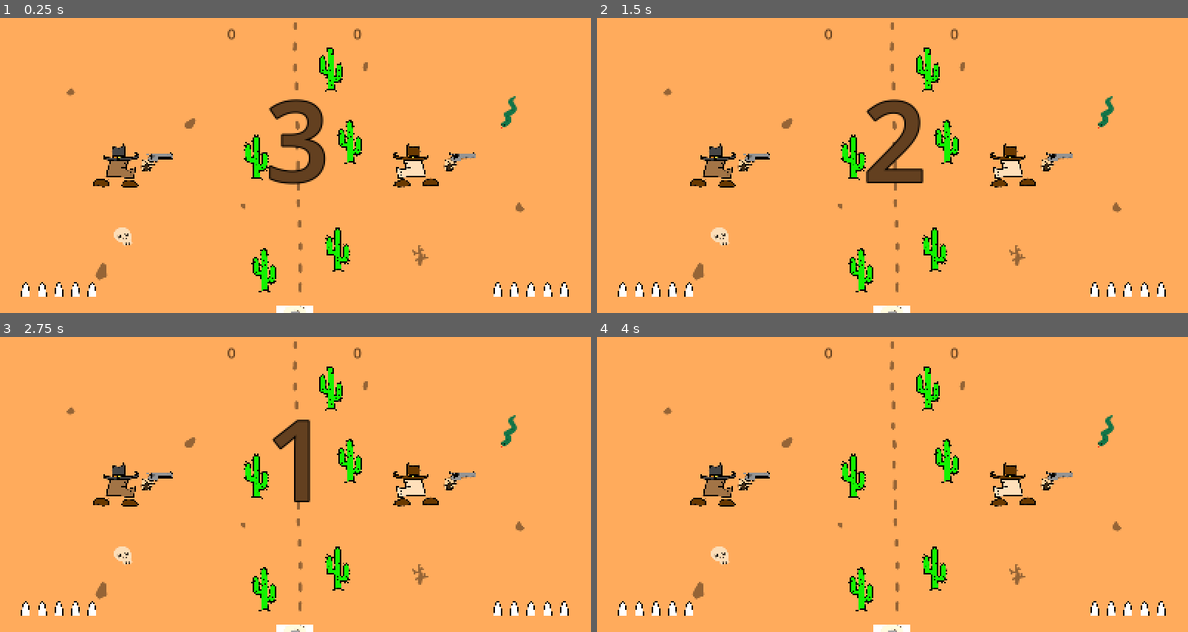
Above: before the commit, frames 1-4 (two rows, left to right).
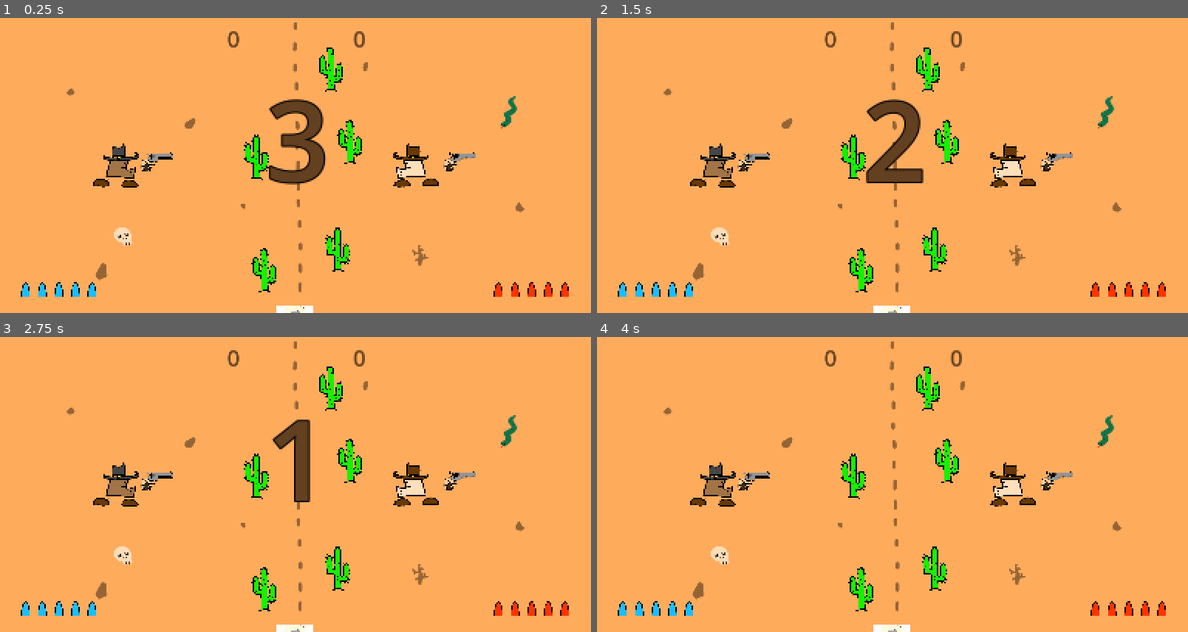
Above: after the commit, the same moments.

Repository: scrr-az/JD_prelim_proj
Game: Godot game, scene res://scenes/level5.tscn
Same seed, same stepped clock (60 frames per second), same inputs: the game is played once before the commit and once after it. This scene is started directly instead of the project's main scene. The engine's default icon, where the game draws it, is replaced by a stand-in: a white triangle on a blue panel in a dark square. Sound files missing from this copy of the repository are replaced by a short silence.
Inputs (mouse positions are in pixels of both pictures, inside the frame that each line leads up to):
- Up to frame 1 (0.25 s): no input
- Up to frame 2 (1.5 s): tap Enter at 0.5 s; move the mouse to (1022, 150) at 0.52 s; hold D (p1_right) 0.53-1.28 s; click (1022, 150) at 0.6 s; tap Space at 1.25 s; move the mouse to (774, 180) at 1.27 s; hold S (p1_down) from 1.28 s (still down); tap Down (p2_down) at 1.35 s
- Up to frame 3 (2.75 s): move the mouse to (354, 419) at 2.02 s; release S (p1_down) at 2.03 s; hold D (p1_right) from 2.03 s (still down); hold Left (p2_left) from 2.03 s (still down)
- Up to frame 4 (4 s): tap Enter at 2.75 s; move the mouse to (862, 543) at 2.77 s; release D (p1_right) at 2.78 s; release Left (p2_left) at 2.78 s; hold W (p1_up) 2.78-3.53 s; tap Right (p2_right) at 2.85 s; tap Space at 3.5 s; move the mouse to (1069, 528) at 3.52 s; hold A (p1_left) from 3.53 s (still down); hold Up (p2_up) from 3.53 s (still down)

The runs differ from the first frame. In frame 1, 0.7% of the frame differs, in the area x 3-97%, y 3-95%; in frame 2, 0.7%; in frame 3, 0.7%; in frame 4, 0.7%.

Commit message:
changed colors of ui bullets

Diff:
--- a/scenes/ui.tscn
+++ b/scenes/ui.tscn
@@ -26,7 +26,7 @@
 offset_bottom = 95.0
 offset_transform_position = Vector2(-2.185, 0)
 theme_override_colors/font_color = Color(0.3882353, 0.2509804, 0.1254902, 1)
-theme_override_font_sizes/font_size = 40
+theme_override_font_sizes/font_size = 60
 
 [node name="PointsPlayer2" type="Label" parent="." unique_id=713454456]
 layout_mode = 0
@@ -35,7 +35,7 @@
 offset_right = 994.0
 offset_bottom = 95.0
 theme_override_colors/font_color = Color(0.3882353, 0.2509804, 0.1254902, 1)
-theme_override_font_sizes/font_size = 40
+theme_override_font_sizes/font_size = 60
 
 [node name="Countdown" type="Control" parent="." unique_id=1442688542]
 process_mode = 3
@@ -69,30 +69,35 @@
 offset_bottom = 783.0
 
 [node name="Bullet5" type="TextureRect" parent="ContainerBullets1" unique_id=1061348004]
+modulate = Color(0.09803922, 0.74509805, 1, 1)
 layout_mode = 2
 texture = ExtResource("2_x4jx1")
 expand_mode = 2
 stretch_mode = 4
 
 [node name="Bullet4" type="TextureRect" parent="ContainerBullets1" unique_id=658824988]
+modulate = Color(0.09803922, 0.74509805, 1, 1)
 layout_mode = 2
 texture = ExtResource("2_x4jx1")
 expand_mode = 2
 stretch_mode = 4
 
 [node name="Bullet3" type="TextureRect" parent="ContainerBullets1" unique_id=782244429]
+modulate = Color(0.09803922, 0.74509805, 1, 1)
 layout_mode = 2
 texture = ExtResource("2_x4jx1")
 expand_mode = 2
 stretch_mode = 4
 
 [node name="Bullet2" type="TextureRect" parent="ContainerBullets1" unique_id=1434329037]
+modulate = Color(0.09803922, 0.74509805, 1, 1)
 layout_mode = 2
 texture = ExtResource("2_x4jx1")
 expand_mode = 2
 stretch_mode = 4
 
 [node name="Bullet1" type="TextureRect" parent="ContainerBullets1" unique_id=1269004648]
+modulate = Color(0.09803922, 0.74509805, 1, 1)
 layout_mode = 2
 texture = ExtResource("2_x4jx1")
 expand_mode = 2
@@ -100,36 +105,42 @@
 
 [node name="ContainerBullets2" type="HBoxContainer" parent="." unique_id=1670316161]
 layout_mode = 0
-offset_left = 1333.0
+offset_left = 1321.0
 offset_top = 742.0
-offset_right = 1568.0
+offset_right = 1556.0
 offset_bottom = 783.0
+alignment = 2
 
-[node name="Bullet1" type="TextureRect" parent="ContainerBullets2" unique_id=951770450]
+[node name="Bullet5" type="TextureRect" parent="ContainerBullets2" unique_id=1676491646]
+modulate = Color(1, 0.2, 0, 1)
+layout_mode = 2
+texture = ExtResource("2_x4jx1")
+expand_mode = 2
+stretch_mode = 4
+
+[node name="Bullet4" type="TextureRect" parent="ContainerBullets2" unique_id=2084283921]
+modulate = Color(1, 0.2, 0, 1)
+layout_mode = 2
+texture = ExtResource("2_x4jx1")
+expand_mode = 2
+stretch_mode = 4
+
+[node name="Bullet3" type="TextureRect" parent="ContainerBullets2" unique_id=1826912825]
+modulate = Color(1, 0.2, 0, 1)
 layout_mode = 2
 texture = ExtResource("2_x4jx1")
 expand_mode = 2
 stretch_mode = 4
 
 [node name="Bullet2" type="TextureRect" parent="ContainerBullets2" unique_id=480050905]
+modulate = Color(1, 0.2, 0, 1)
 layout_mode = 2
 texture = ExtResource("2_x4jx1")
 expand_mode = 2
 stretch_mode = 4
 
-[node name="Bullet3" type="TextureRect" parent="ContainerBullets2" unique_id=1826912825]
-layout_mode = 2
-texture = ExtResource("2_x4jx1")
-expand_mode = 2
-stretch_mode = 4
-
-[node name="Bullet4" type="TextureRect" parent="ContainerBullets2" unique_id=2084283921]
-layout_mode = 2
-texture = ExtResource("2_x4jx1")
-expand_mode = 2
-stretch_mode = 4
-
-[node name="Bullet5" type="TextureRect" parent="ContainerBullets2" unique_id=1676491646]
+[node name="Bullet1" type="TextureRect" parent="ContainerBullets2" unique_id=951770450]
+modulate = Color(1, 0.2, 0, 1)
 layout_mode = 2
 texture = ExtResource("2_x4jx1")
 expand_mode = 2
